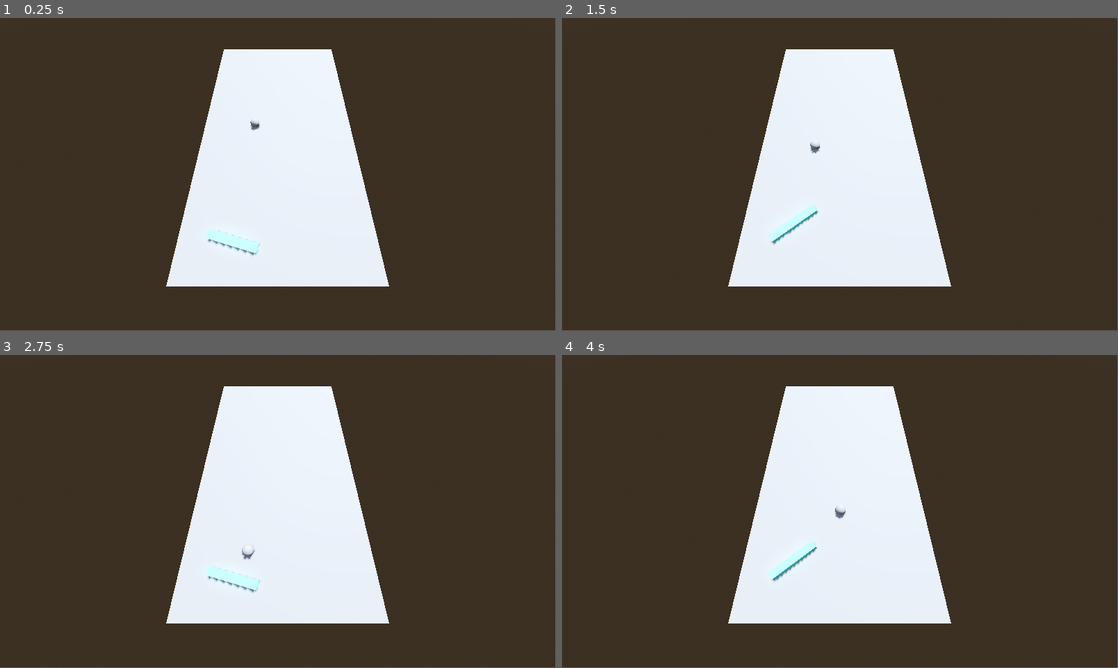
Above: before the commit, frames 1-4 (two rows, left to right).
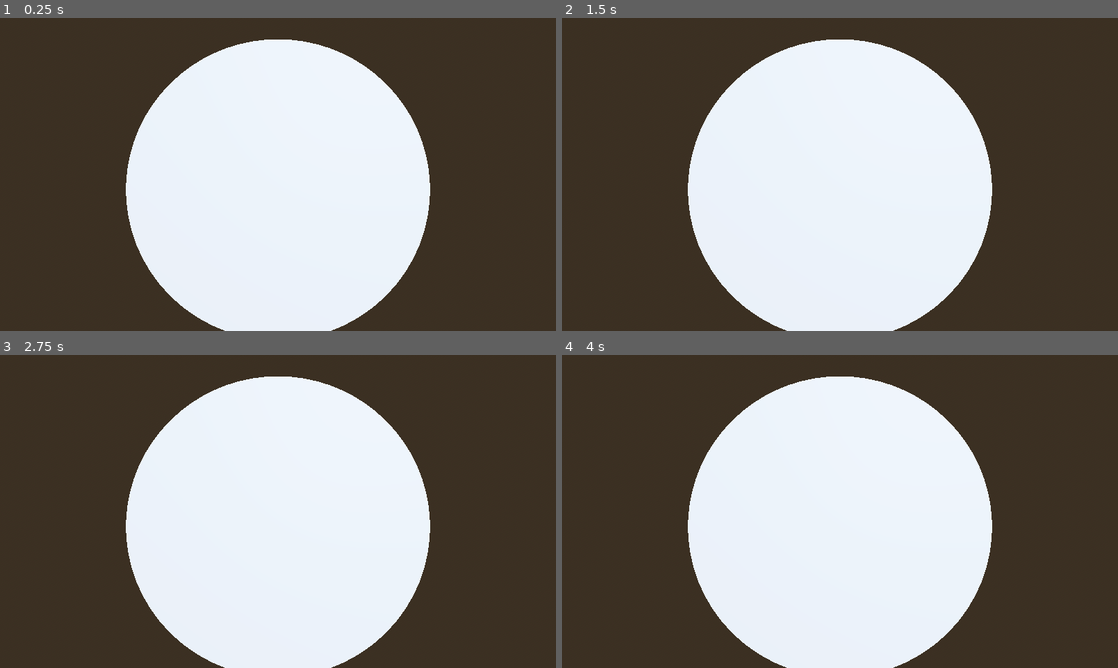
Above: after the commit, the same moments.

Repository: the-g-force/GGJ2025
Game: Godot game, scene res://world.tscn
Same seed, same stepped clock (60 frames per second), same inputs: the game is played once before the commit and once after it.
Inputs:
- Up to frame 1 (0.25 s): no input
- Up to frame 2 (1.5 s): tap Enter at 0.5 s; tap Space at 1.25 s; hold Shift (flipper_left, bound only before the commit) from 1.28 s (still down)
- Up to frame 3 (2.75 s): tap Enter at 2 s; release Shift (flipper_left, bound only before the commit) at 2.03 s
- Up to frame 4 (4 s): tap Space at 3.5 s; hold Shift (flipper_left, bound only before the commit) from 3.53 s (still down)
In our replay, the window is 799x449 before the commit and 800x450 after it. These sizes can differ from the game's own. Grey fills any space a smaller window leaves; there, only what the larger window draws over its background counts as a difference.

The runs differ from the first frame. In frame 1, 19% of the frame differs, in the area x 22-78%, y 6-100%; in frame 2, 19%; in frame 3, 19%; in frame 4, 19%.

Commit message:
Replace pinball approach with crokinole-inspired approach
Using a cylinder shape was necessary to get the physics to be predictable.
A generated collision mesh did not work, and so putting a hole in the middle
was untenable. It might be possible if the mesh were imported into blender
and a collision shape hand-crafted, but even CSG collisions were inadequate
to get the smooth sailing we see in this version.

Diff:
--- /dev/null
+++ b/project/launcher/ball.tscn
@@ -0,0 +1,17 @@
+[gd_scene load_steps=4 format=3 uid="uid://da400un2gx5j4"]
+
+[sub_resource type="StandardMaterial3D" id="StandardMaterial3D_wylv6"]
+albedo_color = Color(1, 0.396078, 0.298039, 1)
+
+[sub_resource type="SphereMesh" id="SphereMesh_rbgog"]
+material = SubResource("StandardMaterial3D_wylv6")
+
+[sub_resource type="SphereShape3D" id="SphereShape3D_e8pqj"]
+
+[node name="Ball" type="RigidBody3D"]
+
+[node name="MeshInstance3D" type="MeshInstance3D" parent="."]
+mesh = SubResource("SphereMesh_rbgog")
+
+[node name="CollisionShape3D" type="CollisionShape3D" parent="."]
+shape = SubResource("SphereShape3D_e8pqj")
--- /dev/null
+++ b/project/launcher/bubble.tscn
@@ -0,0 +1,22 @@
+[gd_scene load_steps=5 format=3 uid="uid://b2pj4dd1ctr83"]
+
+[sub_resource type="PhysicsMaterial" id="PhysicsMaterial_57hc0"]
+
+[sub_resource type="StandardMaterial3D" id="StandardMaterial3D_wxa28"]
+albedo_color = Color(0.113725, 0.231373, 1, 1)
+
+[sub_resource type="CylinderMesh" id="CylinderMesh_j7se4"]
+material = SubResource("StandardMaterial3D_wxa28")
+height = 0.25
+
+[sub_resource type="CylinderShape3D" id="CylinderShape3D_pnret"]
+height = 0.25
+
+[node name="Bubble" type="RigidBody3D"]
+physics_material_override = SubResource("PhysicsMaterial_57hc0")
+
+[node name="MeshInstance3D" type="MeshInstance3D" parent="."]
+mesh = SubResource("CylinderMesh_j7se4")
+
+[node name="CollisionShape3D" type="CollisionShape3D" parent="."]
+shape = SubResource("CylinderShape3D_pnret")
--- /dev/null
+++ b/project/launcher/launcher.gd
@@ -0,0 +1,15 @@
+extends Node3D
+
+@export var projectile_scene : PackedScene
+@export var base_direction := Vector3(1,0,0)
+@export var base_power := 20.0
+
+func _ready() -> void:
+	# Normalize the base direction so that power stays sensible
+	base_direction = base_direction.normalized()
+
+
+func launch() -> void:
+	var ball : RigidBody3D = projectile_scene.instantiate()
+	add_child(ball)
+	ball.apply_impulse(base_direction * base_power)
--- /dev/null
+++ b/project/launcher/launcher.tscn
@@ -0,0 +1,8 @@
+[gd_scene load_steps=3 format=3 uid="uid://dh2pbog46fjge"]
+
+[ext_resource type="Script" path="res://launcher/launcher.gd" id="1_hwwg4"]
+[ext_resource type="PackedScene" uid="uid://b2pj4dd1ctr83" path="res://launcher/bubble.tscn" id="2_8j4tv"]
+
+[node name="Launcher" type="Node3D"]
+script = ExtResource("1_hwwg4")
+projectile_scene = ExtResource("2_8j4tv")
--- a/project/project.godot
+++ b/project/project.godot
@@ -15,21 +15,21 @@
 config/features=PackedStringArray("4.3", "Forward Plus")
 config/icon="res://icon.svg"
 
+[display]
+
+window/size/viewport_width=1920
+window/size/viewport_height=1080
+window/stretch/mode="canvas_items"
+
 [input]
 
-flipper_left={
+fire_left={
 "deadzone": 0.5,
-"events": [Object(InputEventKey,"resource_local_to_scene":fa …(140 unchanged characters)… d":false,"keycode":0,"physical_keycode":4194325,"key_label":0,"unicode":0,"location":0,"echo":false,"script":null)
-, Object(InputEventKey,"resource_local_to_scene":false,"resource_name":"","device":-1,"window_id":0,"alt_pressed":false,"shift_pressed":false,"ctrl_pressed":false,"meta_pressed":false,"pressed":false,"keycode":0,"physical_keycode":90,"key_label":0,"unicode":122,"location":0,"echo":false,"script":null)
+"events": [Object(InputEventKey,"resource_local_to_scene":fa …(140 unchanged characters)… d":false,"keycode":0,"physical_keycode":90,"key_label":0,"unicode":122,"location":0,"echo":false,"script":null)
 ]
 }
-flipper_right={
+fire_right={
 "deadzone": 0.5,
-"events": [Object(InputEventKey,"resource_local_to_scene":fa …(141 unchanged characters)… ":false,"keycode":0,"physical_keycode":4194325,"key_label":0,"unicode":0,"location":0,"echo":false,"script":null)
-, Object(InputEventKey,"resource_local_to_scene":false,"resource_name":"","device":-1,"window_id":0,"alt_pressed":false,"shift_pressed":false,"ctrl_pressed":false,"meta_pressed":false,"pressed":false,"keycode":0,"physical_keycode":47,"key_label":0,"unicode":47,"location":0,"echo":false,"script":null)
+"events": [Object(InputEventKey,"resource_local_to_scene":fa …(141 unchanged characters)… ":false,"keycode":0,"physical_keycode":47,"key_label":0,"unicode":47,"location":0,"echo":false,"script":null)
 ]
 }
-
-[physics]
-
-3d/default_gravity=20.0
--- a/project/table.gd
+++ /dev/null
@@ -1,6 +0,0 @@
-extends StaticBody3D
-
-
-
-func _physics_process(_delta: float) -> void:
-	%LeftHinge["motor/enable"] = Input.is_action_pressed("flipper_left")
--- a/project/table.tscn
+++ /dev/null
@@ -1,51 +0,0 @@
-[gd_scene load_steps=7 format=3 uid="uid://0r4f1cldyrke"]
-
-[ext_resource type="Script" path="res://table.gd" id="1_7y6cb"]
-
-[sub_resource type="BoxMesh" id="BoxMesh_vhudw"]
-size = Vector3(10, 1, 18)
-
-[sub_resource type="ConvexPolygonShape3D" id="ConvexPolygonShape3D_2ilra"]
-points = PackedVector3Array(5, 0.5, 9, 5, -0.5, 9, 5, 0.5, -9, -5, 0.5, 9, -5, -0.5, 9, 5, -0.5, -9, -5, 0.5, -9, -5, -0.5, -9)
-
-[sub_resource type="BoxMesh" id="BoxMesh_pwclo"]
-size = Vector3(2.5, 0.4, 0.4)
-
-[sub_resource type="StandardMaterial3D" id="StandardMaterial3D_loiwc"]
-albedo_color = Color(0.443137, 1, 1, 1)
-
-[sub_resource type="ConvexPolygonShape3D" id="ConvexPolygonShape3D_kyc8c"]
-points = PackedVector3Array(1.25, 0.2, 0.2, 1.25, 0.2, -0.2, -1.25, 0.2, 0.2, 1.25, -0.2, 0.2, 1.25, -0.2, -0.2, -1.25, 0.2, -0.2, -1.25, -0.2, 0.2, -1.25, -0.2, -0.2)
-
-[node name="Table" type="StaticBody3D"]
-script = ExtResource("1_7y6cb")
-
-[node name="TableMesh" type="MeshInstance3D" parent="."]
-mesh = SubResource("BoxMesh_vhudw")
-metadata/_edit_lock_ = true
-
-[node name="CollisionShape3D" type="CollisionShape3D" parent="."]
-shape = SubResource("ConvexPolygonShape3D_2ilra")
-
-[node name="LeftHinge" type="HingeJoint3D" parent="."]
-unique_name_in_owner = true
-transform = Transform3D(1, 0, 0, 0, -4.37114e-08, -1, 0, 1, -4.37114e-08, -3.10133, 0.0862803, 6.87705)
-node_a = NodePath("..")
-node_b = NodePath("../LeftFlipper")
-angular_limit/enable = true
-angular_limit/upper = 0.785398
-angular_limit/lower = 0.0
-motor/target_velocity = 5.23599
-
-[node name="LeftFlipper" type="RigidBody3D" parent="."]
-transform = Transform3D(0.965926, 0, -0.258819, 0, 1, 0, 0.258819, 0, 0.965926, -2.16631, 0.7, 7.13691)
-can_sleep = false
-
-[node name="MeshInstance3D" type="MeshInstance3D" parent="LeftFlipper"]
-mesh = SubResource("BoxMesh_pwclo")
-surface_material_override/0 = SubResource("StandardMaterial3D_loiwc")
-metadata/_edit_lock_ = true
-
-[node name="CollisionShape3D" type="CollisionShape3D" parent="LeftFlipper"]
-shape = SubResource("ConvexPolygonShape3D_kyc8c")
-metadata/_edit_lock_ = true
--- /dev/null
+++ b/project/table/table.tscn
@@ -0,0 +1,15 @@
+[gd_scene load_steps=2 format=3 uid="uid://cej3f6jpl1tuu"]
+
+[sub_resource type="CylinderShape3D" id="CylinderShape3D_nwlbb"]
+height = 0.5
+radius = 10.0
+
+[node name="StaticBody3D" type="StaticBody3D"]
+
+[node name="Table" type="CSGCylinder3D" parent="."]
+radius = 10.0
+height = 0.5
+sides = 64
+
+[node name="CollisionShape3D" type="CollisionShape3D" parent="."]
+shape = SubResource("CylinderShape3D_nwlbb")
--- /dev/null
+++ b/project/world.gd
@@ -0,0 +1,6 @@
+extends Node3D
+
+
+func _physics_process(_delta: float) -> void:
+	if Input.is_action_just_pressed("fire_left"):
+		%LeftLauncher.launch()
--- a/project/world.tscn
+++ b/project/world.tscn
@@ -1,6 +1,8 @@
 [gd_scene load_steps=7 format=3 uid="uid://ufd5eevjf1il"]
 
-[ext_resource type="PackedScene" uid="uid://0r4f1cldyrke" path="res://table.tscn" id="2_2xnnm"]
+[ext_resource type="PackedScene" uid="uid://dh2pbog46fjge" path="res://launcher/launcher.tscn" id="1_8fowb"]
+[ext_resource type="Script" path="res://world.gd" id="1_hffby"]
+[ext_resource type="PackedScene" uid="uid://cej3f6jpl1tuu" path="res://table/table.tscn" id="2_k4tch"]
 
 [sub_resource type="ProceduralSkyMaterial" id="ProceduralSkyMaterial_74gm6"]
 sky_horizon_color = Color(0.64625, 0.65575, 0.67075, 1)
@@ -15,14 +17,8 @@
 tonemap_mode = 2
 glow_enabled = true
 
-[sub_resource type="SphereMesh" id="SphereMesh_5ppms"]
-radius = 0.3
-height = 0.6
-
-[sub_resource type="SphereShape3D" id="SphereShape3D_mlif3"]
-radius = 0.3
-
 [node name="World" type="Node3D"]
+script = ExtResource("1_hffby")
 
 [node name="DirectionalLight3D" type="DirectionalLight3D" parent="."]
 transform = Transform3D(-0.866025, -0.433013, 0.25, 0, 0.5, 0.866025, -0.5, 0.75, -0.433013, 0, 0, 0)
@@ -31,20 +27,11 @@
 [node name="WorldEnvironment" type="WorldEnvironment" parent="."]
 environment = SubResource("Environment_52yug")
 
-[node name="Ball" type="RigidBody3D" parent="."]
-transform = Transform3D(1, 0, 0, 0, 1, 0, 0, 0, 1, -1.52971, 1.32816, 0)
+[node name="Camera3D" type="Camera3D" parent="."]
+transform = Transform3D(1, 0, 0, 0, 0.176157, 0.984362, 0, -0.984362, 0.176157, 0, 13.4996, 2.66343)
 
-[node name="MeshInstance3D" type="MeshInstance3D" parent="Ball"]
-mesh = SubResource("SphereMesh_5ppms")
-metadata/_edit_lock_ = true
+[node name="Table" parent="." instance=ExtResource("2_k4tch")]
 
-[node name="CollisionShape3D" type="CollisionShape3D" parent="Ball"]
-shape = SubResource("SphereShape3D_mlif3")
-metadata/_edit_lock_ = true
-
-[node name="Table" parent="." instance=ExtResource("2_2xnnm")]
-transform = Transform3D(1, 0, 0, 0, 0.992546, -0.121869, 0, 0.121869, 0.992546, 0, 0, 0)
-
-[node name="Camera3D" type="Camera3D" parent="."]
-transform = Transform3D(1, 0, 0, 0, 0.489307, 0.872112, 0, -0.872112, 0.489307, 0, 7.40138, 7.71143)
-fov = 95.5287
+[node name="LeftLauncher" parent="." instance=ExtResource("1_8fowb")]
+unique_name_in_owner = true
+transform = Transform3D(1, 0, 0, 0, 1, 0, 0, 0, 1, -10, 0.5, 0)
Binary file added: project/table/table0.bin
